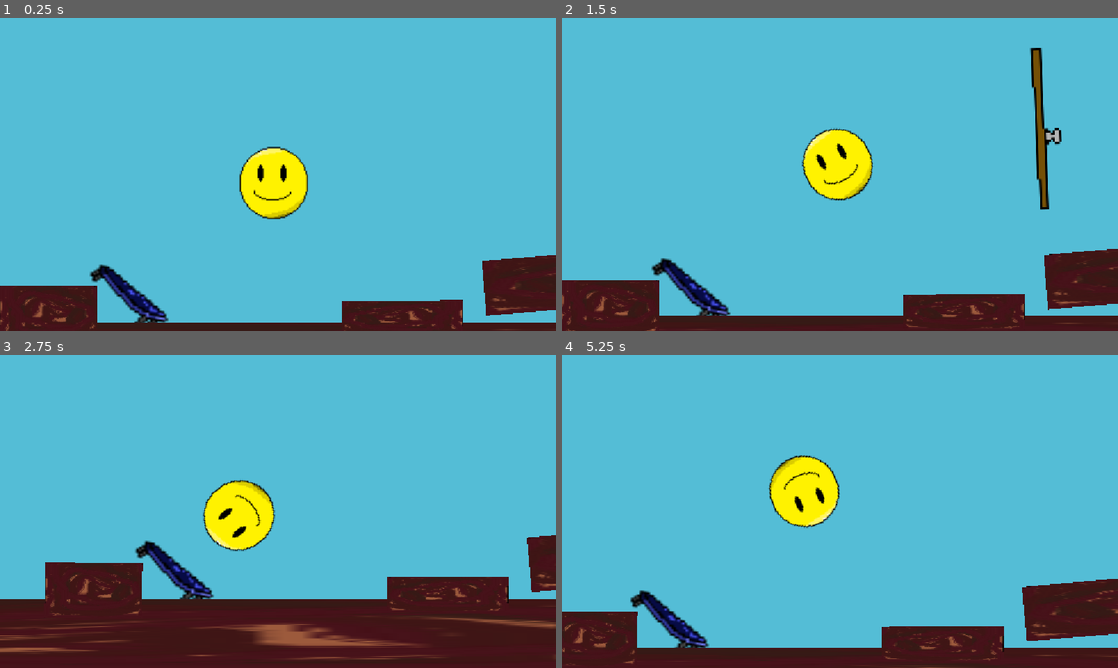
Above: before the commit, frames 1-4 (two rows, left to right).
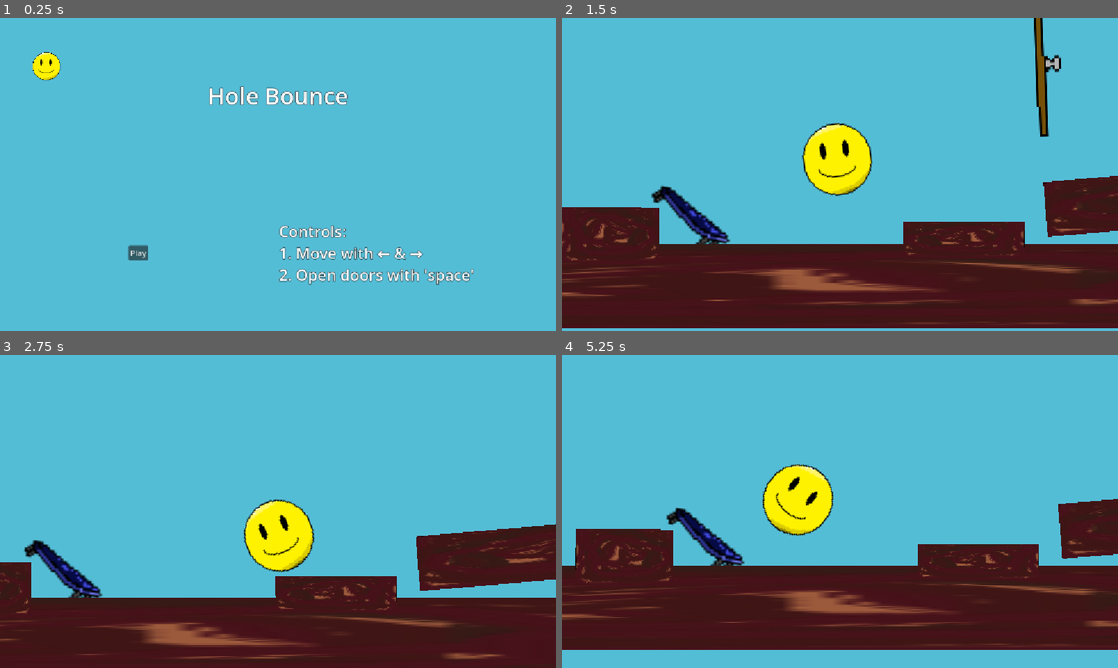
Above: after the commit, the same moments.

Repository: cyan-teal/hole-bounce
Game: Godot game, scene res://scenes/main.tscn
Two runs of this game, one before a commit and one after it. Both use one fixed random seed, a clock stepped at 60 frames per second and the inputs below. Before the commit the project starts from res://scenes/level_1.tscn. The engine's default icon, where the game draws it, is replaced by a stand-in: a white triangle on a blue panel in a dark square.
Inputs (mouse positions are in pixels of both pictures, inside the frame that each line leads up to):
- Up to frame 1 (0.25 s): no input
- Up to frame 2 (1.5 s): click (701, 252) at 0.5 s, where only the run after the commit has a clickable "Play"; hold Right (go_right) from 1.28 s (still down); hold Space (pass) from 1.28 s (still down)
- Up to frame 3 (2.75 s): release Right (go_right) at 2.03 s; release Space (pass) at 2.03 s; hold Left (go_left) from 2.03 s (still down); tap Space (pass) at 2.1 s
- Up to frame 4 (5.25 s): release Left (go_left) at 2.78 s; hold Space (pass) 2.78-3.53 s; hold Right (go_right) 2.78-4.28 s; tap Space (pass) at 3.6, 5.1 s; hold Space (pass) 4.28-5.03 s; hold Left (go_left) from 4.28 s (still down)

The runs differ from the first frame. In frame 1, 15% of the frame differs, in the area x 0-100%, y 10-100%; in frame 2, 28%; in frame 3, 17%; in frame 4, 35%, in the area x 0-100%, y 32-100%.

Commit message:
Update tutorial text

Diff:
--- a/hole-bounce/project.godot
+++ b/hole-bounce/project.godot
@@ -11,7 +11,7 @@
 [application]
 
 config/name="Hole Bounce"
-run/main_scene="uid://cvompijt5hlt0"
+run/main_scene="uid://uq30xaib5jjf"
 config/features=PackedStringArray("4.7", "GL Compatibility")
 config/icon="uid://cpsm7tj76dhok"
 <<<<<<<HEADrun/main_scene="uid://cvompijt5hlt0"
--- a/hole-bounce/start_menu.tscn
+++ b/hole-bounce/start_menu.tscn
@@ -54,5 +54,5 @@
 theme_override_font_sizes/normal_font_size = 32
 text = "Controls:
 1. Move with ← & →
-2. Disable particular platforms with 'space'"
+2. Open doors with 'space'"
 fit_content = true
